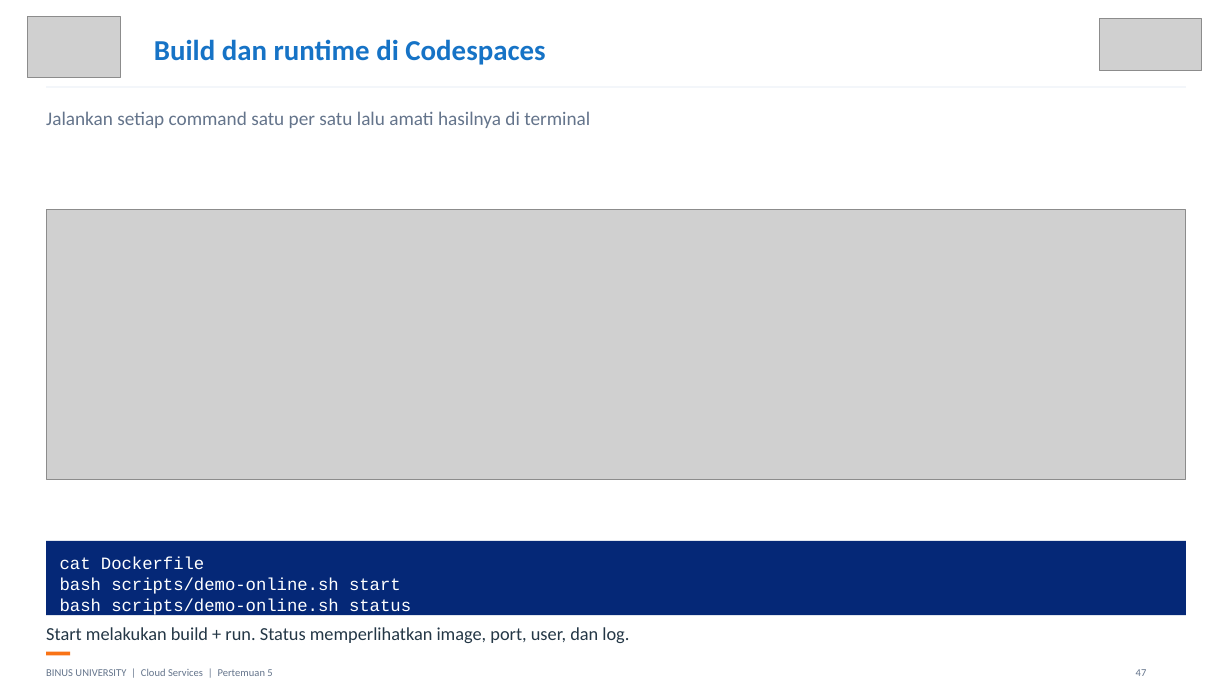
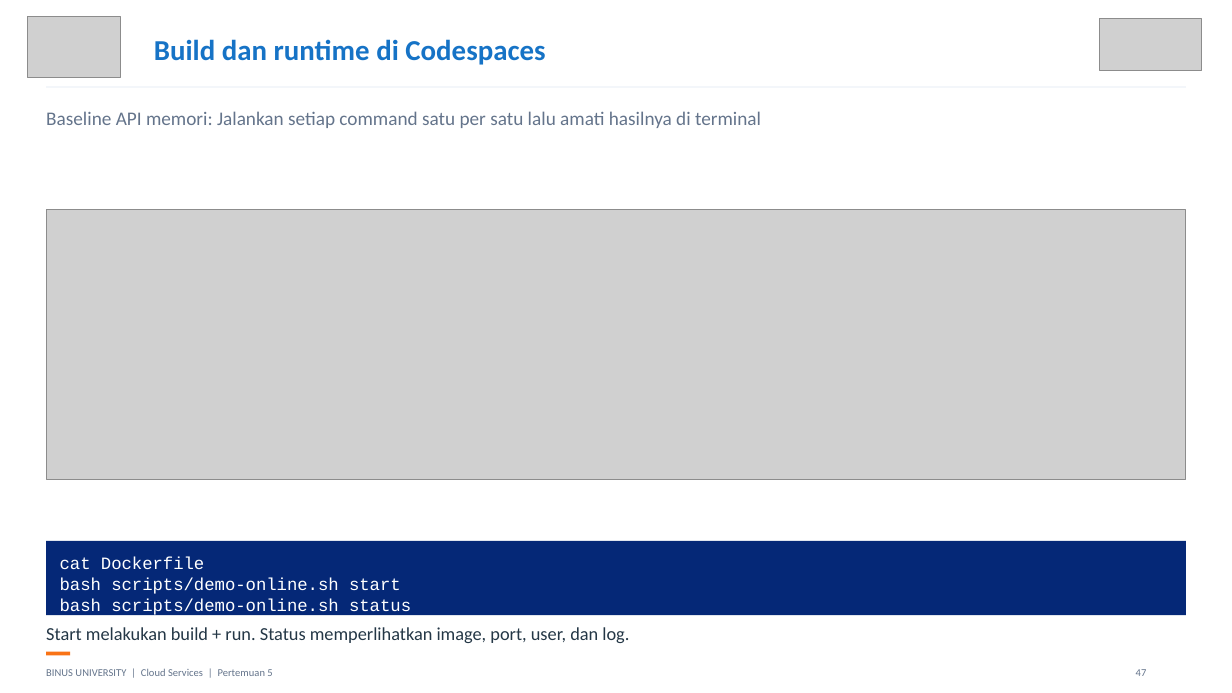
Before and after one commit to SeedFlora/meet5CloudService, a slide deck: slide 47 of slides/Teori_Pertemuan_05.pptx. Drawn at 1232x693 pixels with LibreOffice and Linux fonts; fonts in the diff are those of the drawing; grey boxes stand for pictures. Boxes give left, top, right and bottom in pixels: in the first picture for what was removed or moved away, otherwise in the second. Text is boxed around its words. In the diff, an @@ line names an element or a change of style, - is before the commit and + after.

```diff
--- a/slides/Teori_Pertemuan_05.pptx
+++ b/slides/Teori_Pertemuan_05.pptx
@@ text at box(46, 111, 761, 128): text changed @@
-Jalankan setiap command satu per satu lalu amati hasilnya di terminal
+Baseline API memori: Jalankan setiap command satu per satu lalu amati hasilnya di terminal
```
Also in this commit, not shown: 16 other slides changed, 22 slides added, 32 other files.
